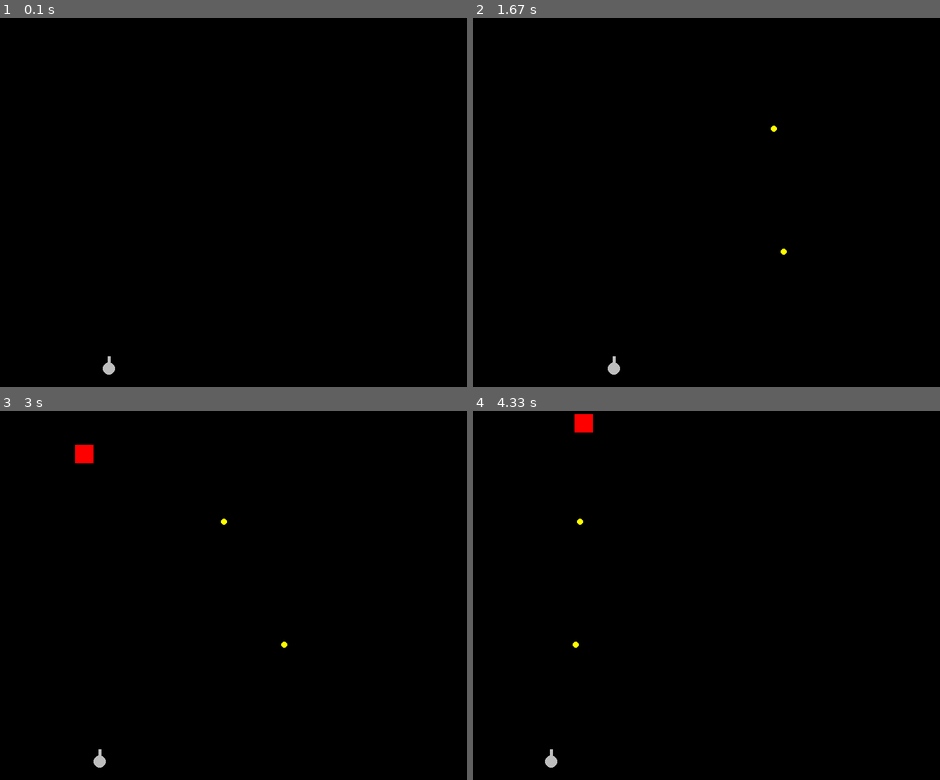
Above: before the commit, frames 1-4 (two rows, left to right).
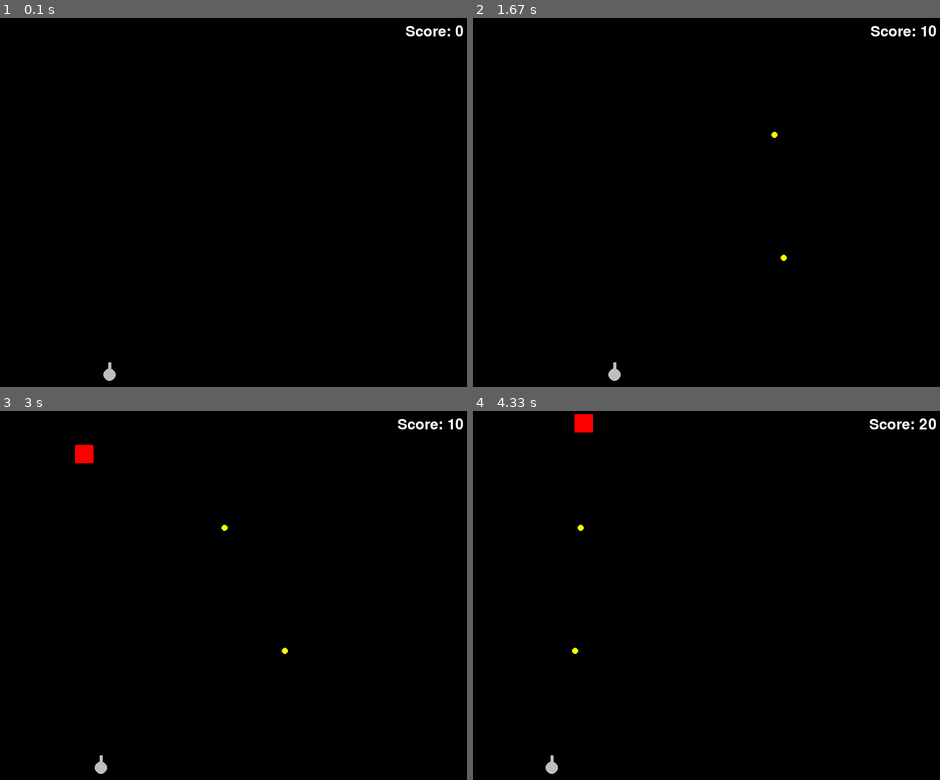
Above: after the commit, the same moments.

Repository: mirinbrah/pygame_minigame
Game: pygame game, started from main.py
Same seed, same stepped clock (60 frames per second), same inputs: the game is played once before the commit and once after it.
Inputs (mouse positions are in pixels of both pictures, inside the frame that each line leads up to):
- Up to frame 1 (0.1 s): no input
- Up to frame 2 (1.67 s): click (697, 202) at 0.38 s; click (743, 283) at 0.72 s; click (874, 331) at 1.05 s; click (580, 128) at 1.38 s
- Up to frame 3 (3 s): click (224, 639) at 1.72 s; click (154, 518) at 2.05 s; click (392, 691) at 2.38 s; click (65, 632) at 2.72 s
- Up to frame 4 (4.33 s): click (552, 525) at 3.05 s; click (580, 661) at 3.38 s; click (589, 565) at 3.72 s; click (547, 732) at 4.05 s

The runs differ from the first frame. In frame 1, 0.3% of the frame differs, in the area x 22-100%, y 2-99%; in frame 2, 0.3%; in frame 3, 0.3%; in frame 4, 0.4%, in the area x 15-100%, y 2-99%.

Commit message:
Gun now Image and Finish logic

Diff:
--- a/game.py
+++ b/game.py
@@ -1,10 +1,8 @@
 import pygame
-
 from gun import Gun
 from bullet import Bullet
 from settings import *
 from target import Target
-
 
 class Game:
     def __init__(self):
@@ -21,6 +19,9 @@
         self.target_spawn_delay = 1000
         self.last_target_spawn = pygame.time.get_ticks()
 
+        self.score = 0
+        self.font = pygame.font.Font(None, 36)
+
     def spawn_targets(self):
         current_time = pygame.time.get_ticks()
         if current_time - self.last_target_spawn > self.target_spawn_delay:
@@ -34,36 +35,44 @@
                 self.play = False
             if event.type == pygame.MOUSEBUTTONDOWN:
                 if event.button == 1:
-                    new_bullet = Bullet(self.window, self.cannon.x, self.cannon.y - 20, speed=10)
+                    new_bullet = Bullet(self.window, self.cannon.rect.centerx, self.cannon.rect.top, speed=10)
                     self.bullets.add(new_bullet)
 
     def update_game_state(self):
         mouse_x, _ = pygame.mouse.get_pos()
         self.cannon.update(mouse_x)
-
         self.bullets.update()
         self.targets.update()
+        self.check_collisions()
 
-        pygame.sprite.groupcollide(self.bullets, self.targets, True, True)
+    def draw_score(self):
+        score_text = f"Score: {self.score}"
+        text_surface = self.font.render(score_text, True, WHITE)
+        text_rect = text_surface.get_rect(topright=(WIDTH - 10, 10))
+        self.window.blit(text_surface, text_rect)
 
     def draw_elements(self):
         self.window.fill(BLACK)
         self.cannon.draw()
-
         self.bullets.draw(self.window)
         self.targets.draw(self.window)
-
+        self.draw_score()
         pygame.display.update()
         self.clock.tick(FPS)
 
     def run(self):
         while self.play:
+            self.handle_events()
+            self.spawn_targets()
+            self.update_game_state()
+            self.draw_elements()
+        pygame.quit()
 
-            self.handle_events()
+    def check_collisions(self):
+        hits = pygame.sprite.groupcollide(self.bullets, self.targets, True, True)
+        if hits:
+            for hit_targets in hits.values():
+                self.score += len(hit_targets) * 10
 
-            self.update_game_state()
-
-            self.draw_elements()
-            self.spawn_targets()
-
-        pygame.quit()
+        if pygame.sprite.spritecollide(self.cannon, self.targets, False):
+            self.play = False
--- a/gun.py
+++ b/gun.py
@@ -4,24 +4,29 @@
     def __init__(self, screen):
         self.screen = screen
         self.screen_rect = screen.get_rect()
-
-        self.x = float(self.screen_rect.centerx)
-        self.y = self.screen_rect.bottom - 30
         self.color = 'gray'
         self.smoothing_factor = 0.1
+
+        self.image = pygame.Surface((20, 30), pygame.SRCALPHA)
+        pygame.draw.circle(self.image, self.color, (10, 20), 10)
+        pygame.draw.line(self.image, self.color, (10, 20), (10, 0), 5)
+
+        self.rect = self.image.get_rect()
+        self.rect.centerx = self.screen_rect.centerx
+        self.rect.bottom = self.screen_rect.bottom - 10
 
     def update(self, mouse_x):
         # Robust way
         # self.x = mouse_x
         # Smooth way
-        distance = mouse_x - self.x
-        self.x += distance * self.smoothing_factor
+        target_x = mouse_x
+        distance = target_x - self.rect.centerx
+        self.rect.centerx += distance * self.smoothing_factor
 
-        if self.x < 0:
-            self.x = 0
-        elif self.x > self.screen_rect.right:
-            self.x = self.screen_rect.right
+        if self.rect.left < 0:
+            self.rect.left = 0
+        elif self.rect.right > self.screen_rect.right:
+            self.rect.right = self.screen_rect.right
 
     def draw(self):
-        pygame.draw.circle(self.screen, self.color, (self.x, self.y), 10)
-        pygame.draw.line(self.screen, self.color, (self.x, self.y), (self.x, self.y - 20), 5)
+        self.screen.blit(self.image, self.rect)
--- a/settings.py
+++ b/settings.py
@@ -2,4 +2,5 @@
 HEIGHT = 600
 FPS = 60
 BLACK = (0, 0, 0)
+WHITE = (255, 255, 255)
 TITLE = ""
Not shown, changed: .gitignore
